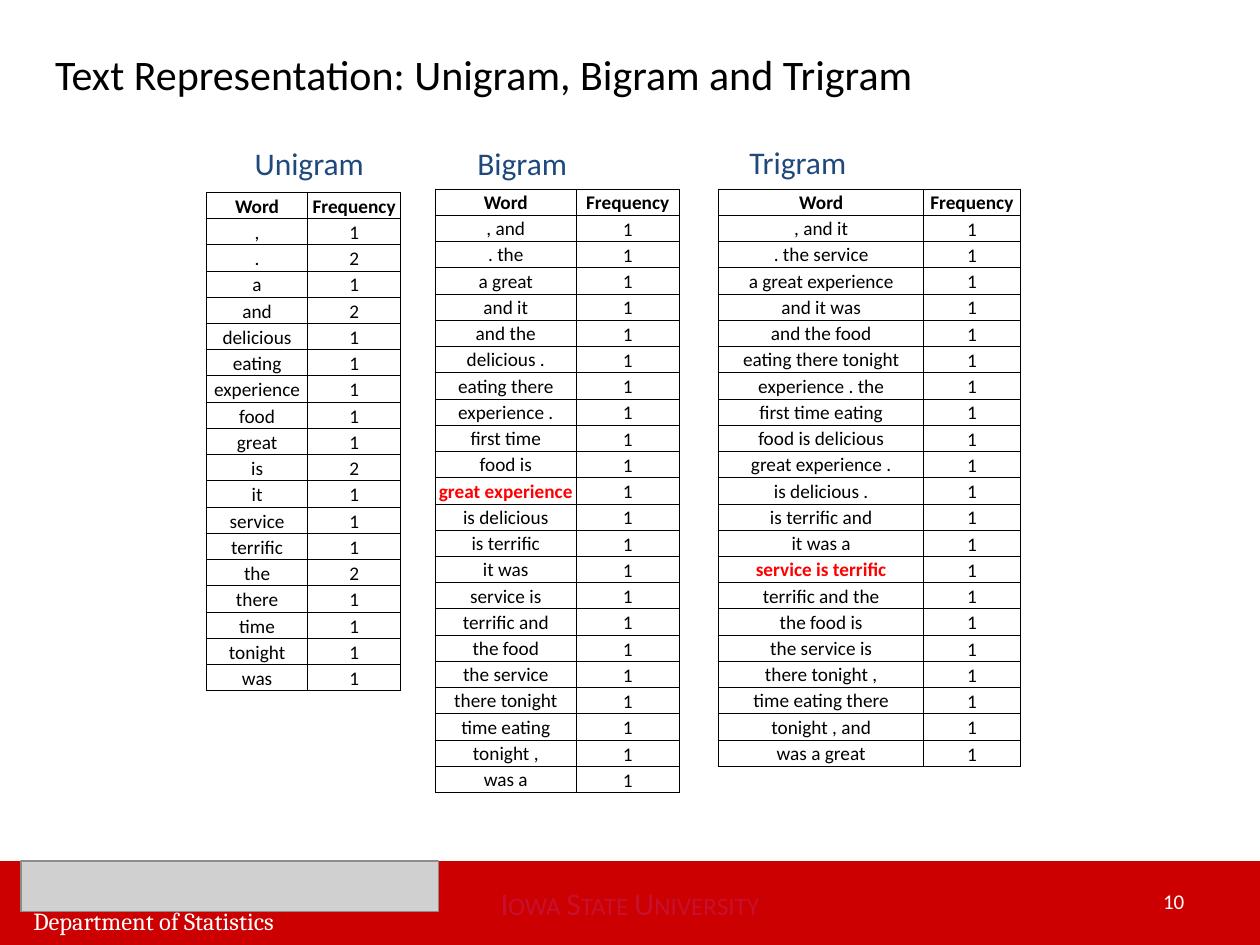
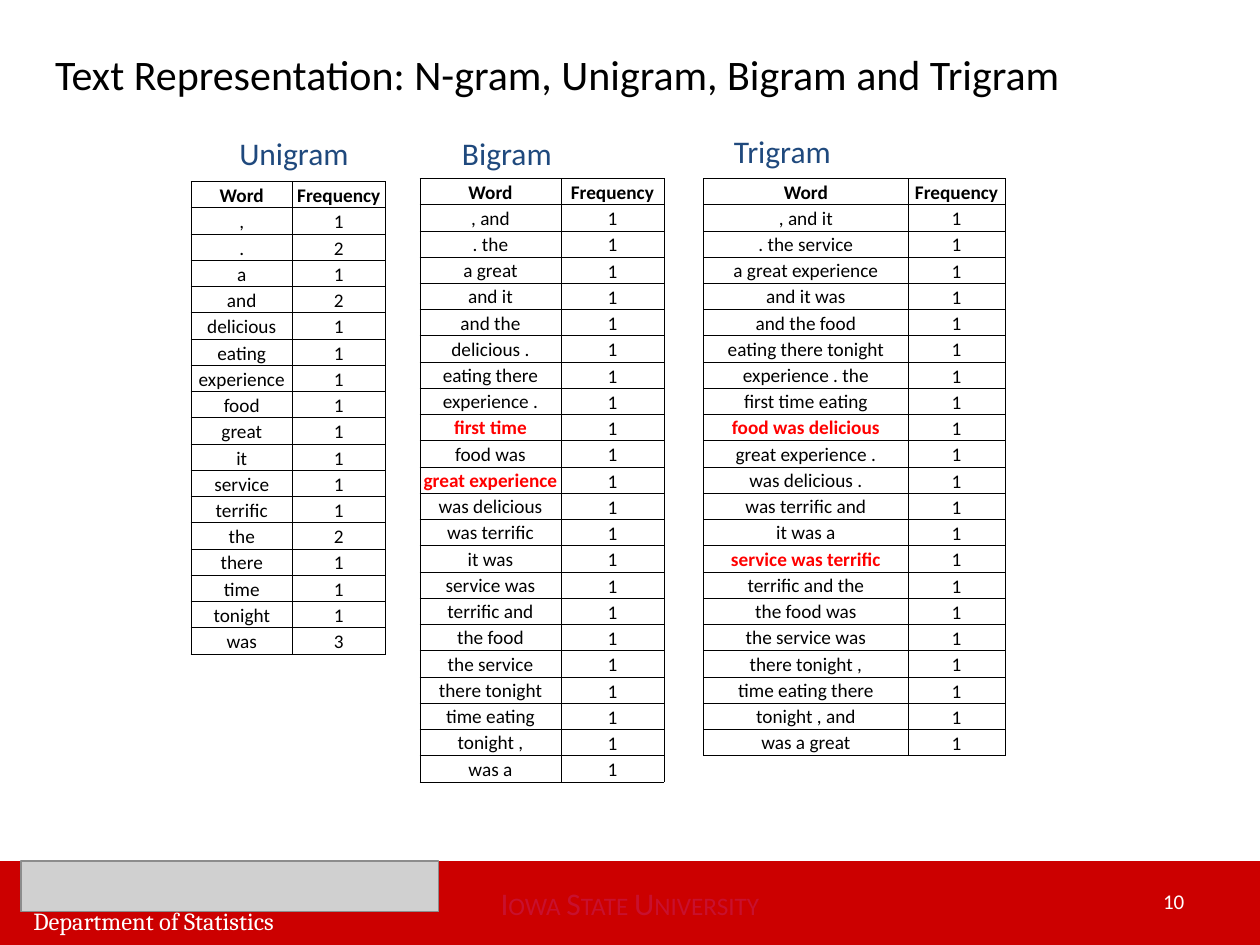
Before and after one commit to huwei95/Yelp_Text_Mining, a slide deck: slide 10 of Wei Hu Master of Statistics Final Oral Exam Apr 12.pptx. Drawn at 1260x945 pixels with LibreOffice and Linux fonts; fonts in the diff are those of the drawing; grey boxes stand for pictures. Boxes give left, top, right and bottom in pixels: in the first picture for what was removed or moved away, otherwise in the second. Text is boxed around its words. In the diff, an @@ line names an element or a change of style, - is before the commit and + after.

```diff
--- a/Wei Hu Master of Statistics Final Oral Exam Apr 12.pptx
+++ b/Wei Hu Master of Statistics Final Oral Exam Apr 12.pptx
@@ title at (55, 60, 1059, 98): text changed @@
-Text Representation: Unigram, Bigram and Trigram
+Text Representation: N-gram, Unigram, Bigram and Trigram
@@ table at (420, 179, 664, 782) @@
-row 11, column 1: food is
+row 11, column 1: food was
-row 13, column 1: is delicious
+row 13, column 1: was delicious
-row 14, column 1: is terrific
+row 14, column 1: was terrific
-row 16, column 1: service is
+row 16, column 1: service was
@@ text colour #000000 to #FF0000, bold on in "first time" @@
@@ 3 texts, 2 tables: place and size @@
-3 texts, 2 tables at (255, 152, 1021, 793)
+3 texts, 2 tables at (239, 141, 1004, 782)
@@ table at (703, 179, 1004, 757) @@
-row 10, column 1: food is delicious
+row 10, column 1: food was delicious
-row 12, column 1: is delicious .
+row 12, column 1: was delicious .
-row 13, column 1: is terrific and
+row 13, column 1: was terrific and
-row 15, column 1: service is terrific
+row 15, column 1: service was terrific
-row 17, column 1: the food is
+row 17, column 1: the food was
-row 18, column 1: the service is
+row 18, column 1: the service was
@@ table at (192, 181, 387, 654) @@
-row 11: is | 2
-row 18, column 2: 1
+row 18, column 2: 3
@@ table: place and size @@
-table at (207, 193, 402, 692)
+table at (192, 181, 387, 654)
```
Also in this commit, not shown: 16 other slides changed, 3 slides added, 1 slide removed.
